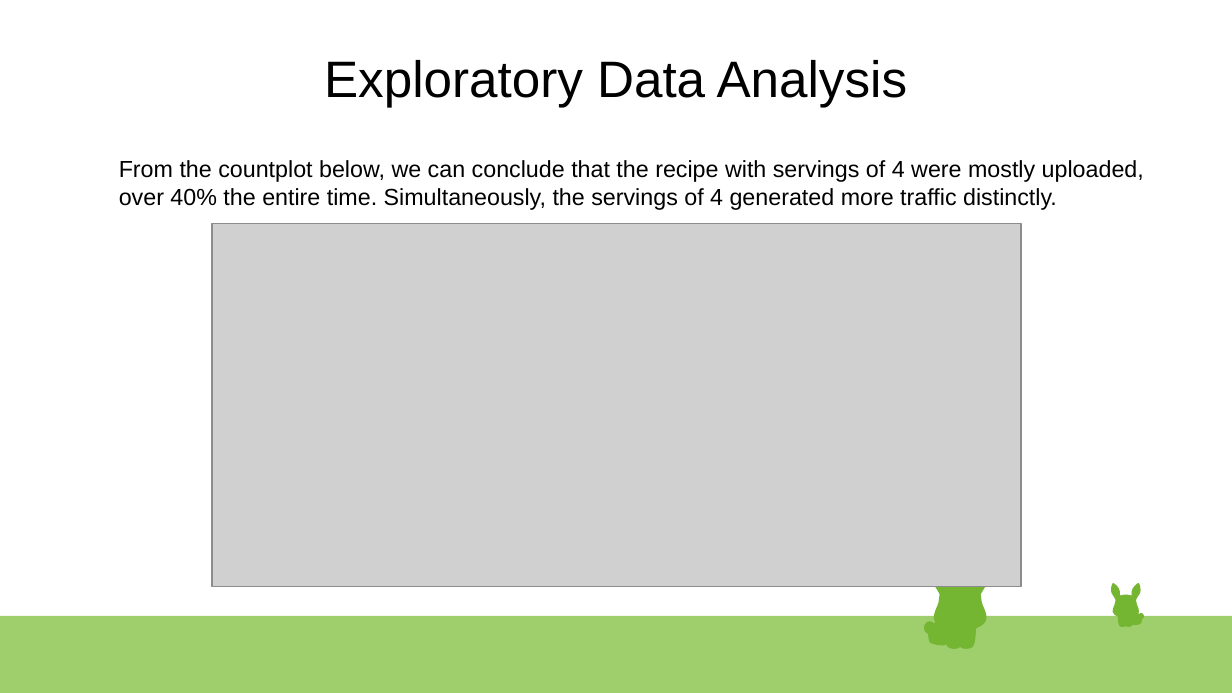
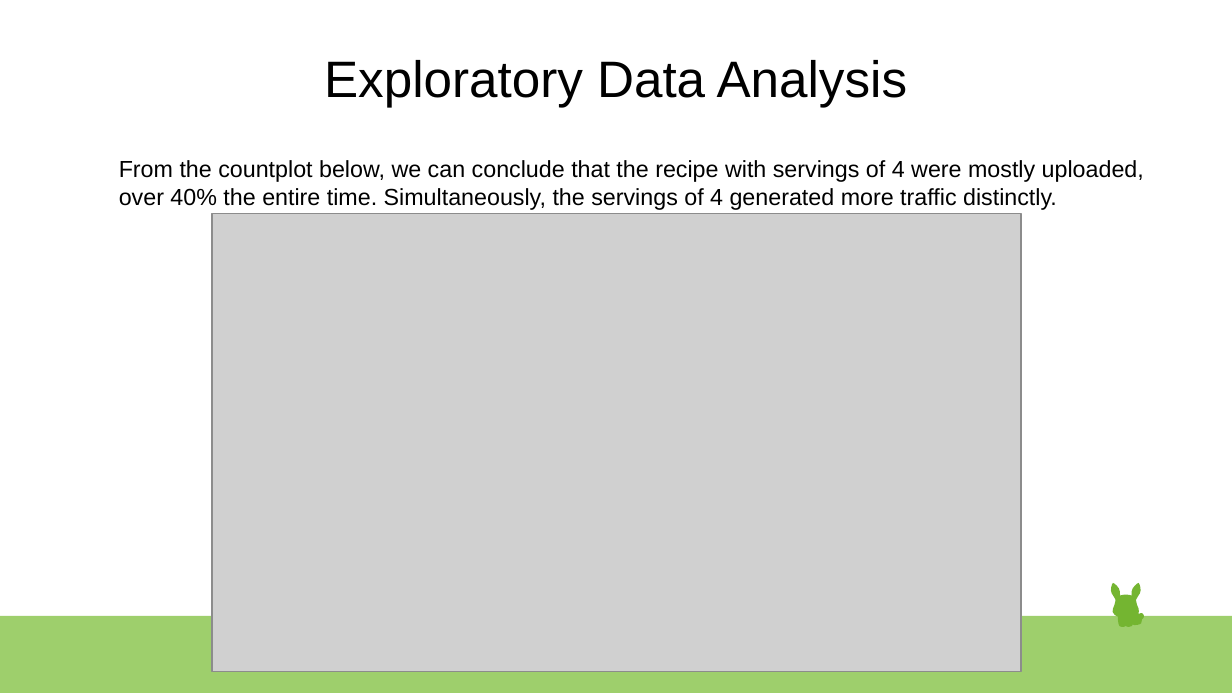
Before and after one commit to MLHermit/Datacamp-Data-Scientist-Professional-Certification, a slide deck: slide 6 of datacamp presentation.odp. Drawn at 1232x693 pixels with LibreOffice and Linux fonts; fonts in the diff are those of the drawing; grey boxes stand for pictures. Boxes give left, top, right and bottom in pixels: in the first picture for what was removed or moved away, otherwise in the second. Text is boxed around its words. In the diff, an @@ line names an element or a change of style, - is before the commit and + after.

```diff
--- a/datacamp presentation.odp
+++ b/datacamp presentation.odp
@@ picture: place and size @@
-picture at (212, 224, 1022, 587)
+picture at (212, 214, 1022, 671)
@@ group removed at (925, 561, 991, 650): 23 freeform shapes @@
```
Also in this commit, not shown: 8 other slides changed, 1 other file.
